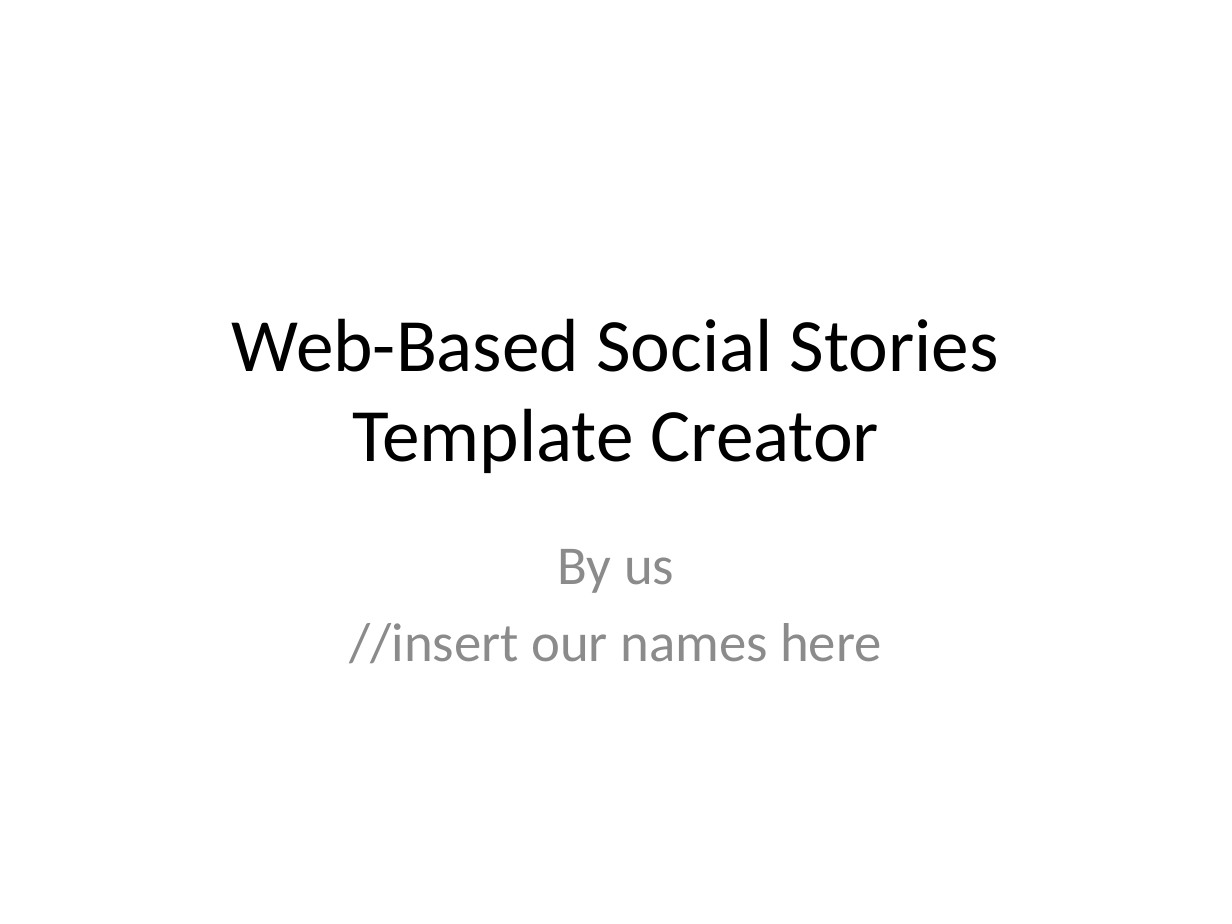
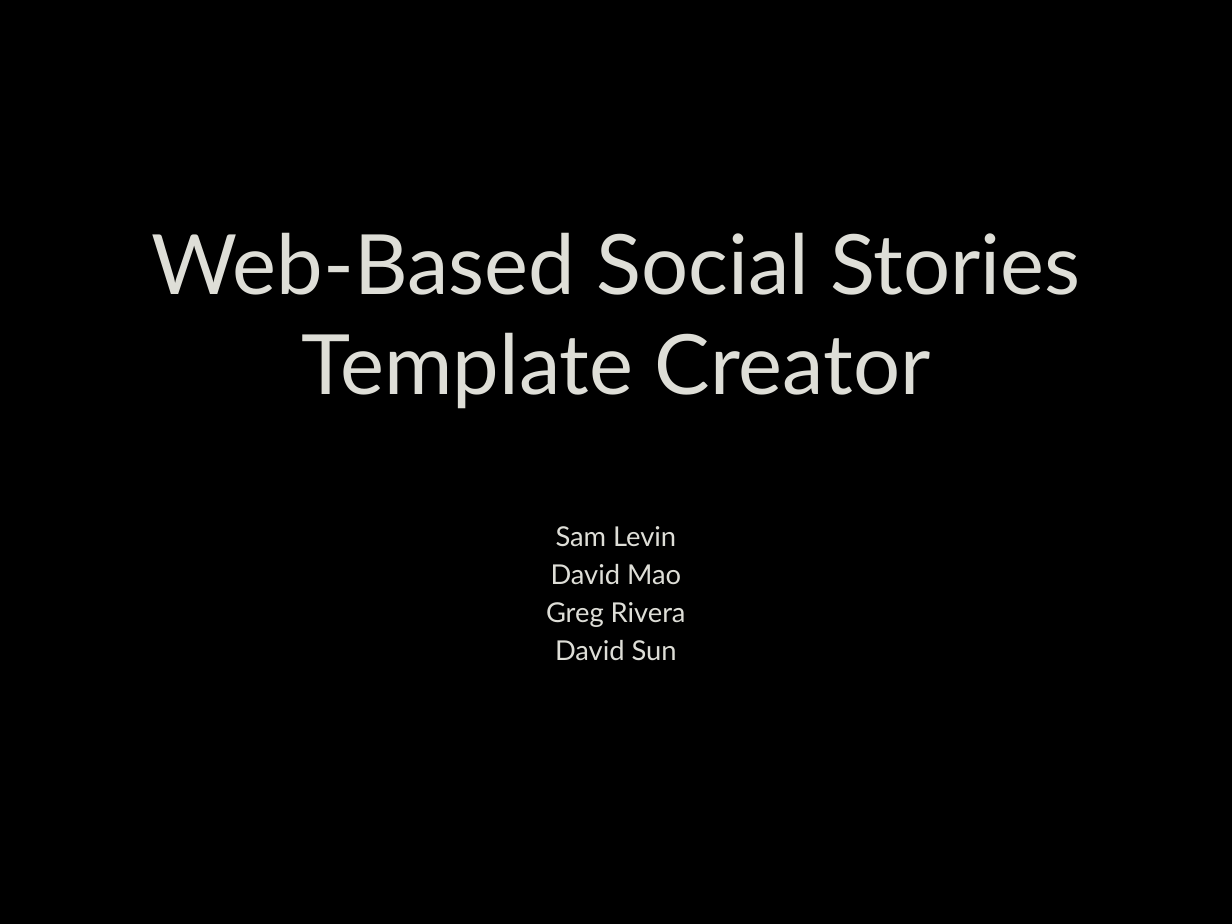
Before and after one commit to ProjPossibility/WebSummary, a slide deck: slide 1 of SS12WebStories.pptx. Drawn at 1232x924 pixels with LibreOffice and Linux fonts; fonts in the diff are those of the drawing; background and template pictures are left out. Boxes give left, top, right and bottom in pixels: in the first picture for what was removed or moved away, otherwise in the second. Text is boxed around its words. In the diff, an @@ line names an element or a change of style, - is before the commit and + after.

```diff
--- a/SS12WebStories.pptx
+++ b/SS12WebStories.pptx
@@ background #FFFFFF to picture (left out) @@
@@ title "Web-Based Social Stories Template Creator": place and size @@
-title "Web-Based Social Stories Template Creator" at (232, 318, 999, 473)
+title "Web-Based Social Stories Template Creator" at (151, 232, 1081, 409)
@@ title "Web-Based Social Stories Template Creator" at (151, 232, 1081, 409): size 44 to 48.6 pt, font Calibri to Lato, text colour #000000 to gradient #DEDED7 to #ADAD9B; vertical alignment middle to bottom @@
@@ subtitle at (546, 526, 686, 661): text changed; size 32 to 16 pt; font Calibri to Lato; text colour #8C8C8C to gradient #DEDED7 to #ADAD9B @@
-By us
-//insert our names here
+Sam Levin
+David Mao
+Greg Rivera
+David Sun
```
Also in this commit, not shown: 5 other slides changed, 1 slide added.
